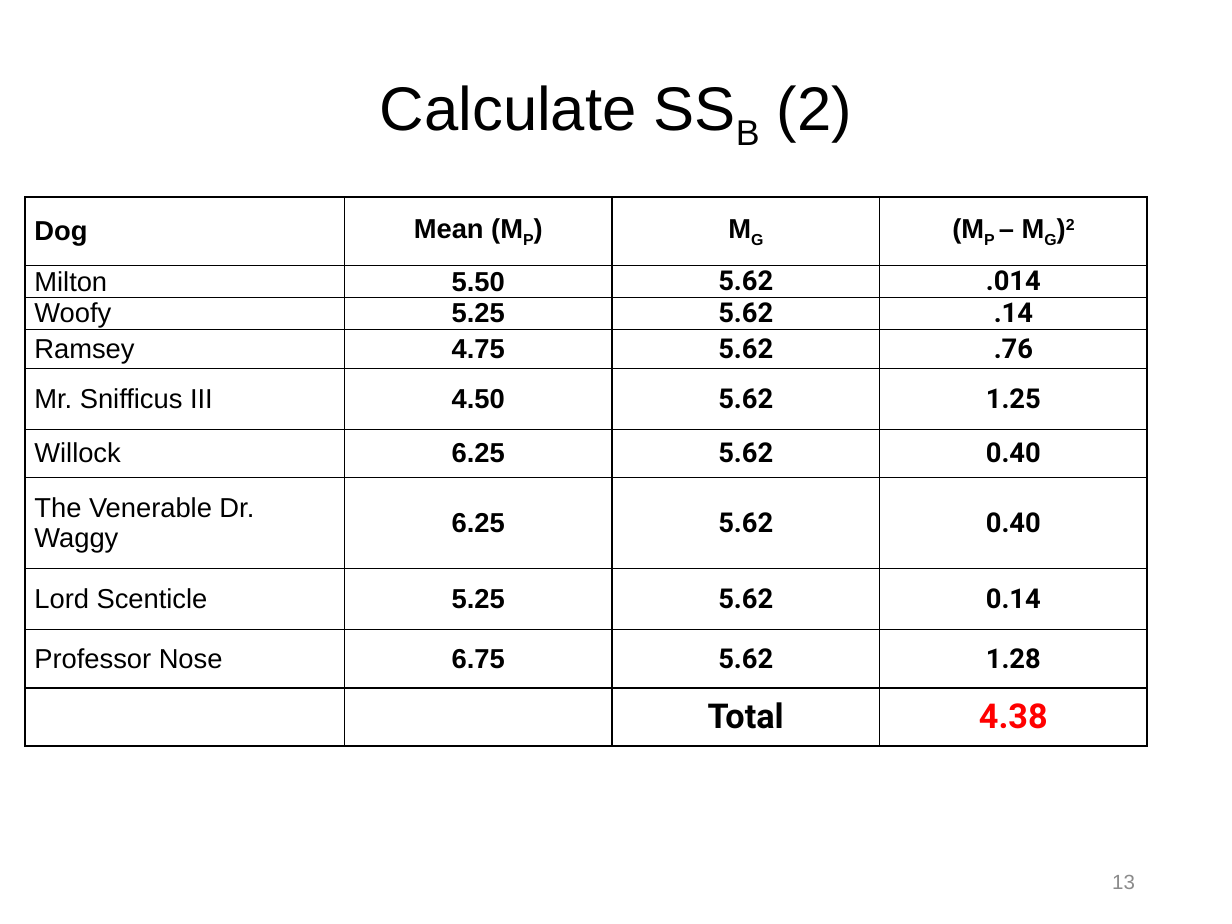
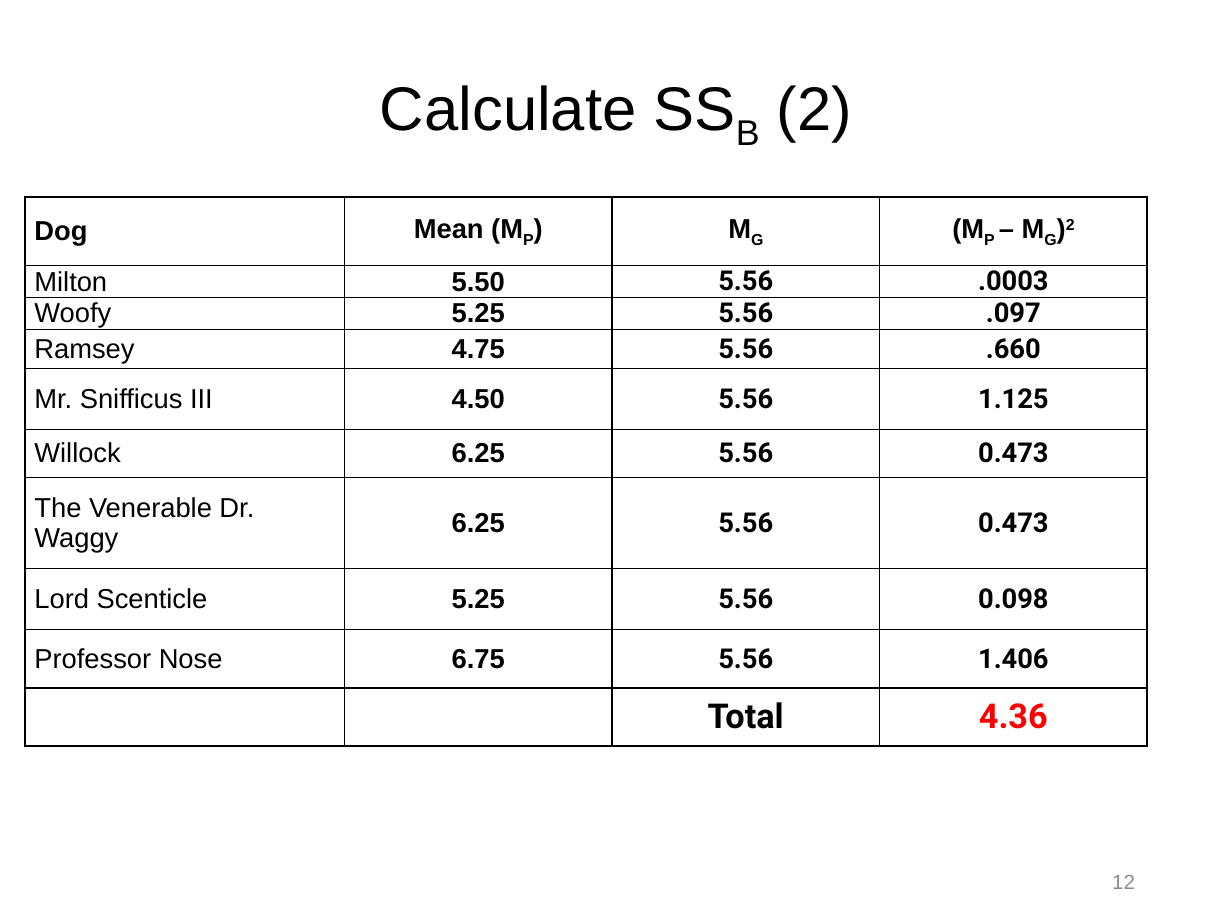
Before and after one commit to npm27/Teaching-Materials, a slide deck: slide 12 of Stats/Slides/6 Chapter 15 Slides.pptx (slide 13 before the commit). Drawn at 1232x924 pixels with LibreOffice and Linux fonts; fonts in the diff are those of the drawing. Boxes give left, top, right and bottom in pixels: in the first picture for what was removed or moved away, otherwise in the second. Text is boxed around its words. In the diff, an @@ line names an element or a change of style, - is before the commit and + after.

```diff
--- a/Stats/Slides/6 Chapter 15 Slides.pptx
+++ b/Stats/Slides/6 Chapter 15 Slides.pptx
@@ table at bbox=[25, 197, 1146, 748] @@
-row 2, column 3: 5.62
+row 2, column 3: 5.56
-row 2, column 4: .014
+row 2, column 4: .0003
-row 3, column 3: 5.62
+row 3, column 3: 5.56
-row 3, column 4: .14
+row 3, column 4: .097
-row 4, column 3: 5.62
+row 4, column 3: 5.56
-row 4, column 4: .76
+row 4, column 4: .660
-row 5, column 3: 5.62
+row 5, column 3: 5.56
-row 5, column 4: 1.25
+row 5, column 4: 1.125
-row 6, column 3: 5.62
+row 6, column 3: 5.56
-row 6, column 4: 0.40
+row 6, column 4: 0.473
-row 7, column 3: 5.62
+row 7, column 3: 5.56
-row 7, column 4: 0.40
+row 7, column 4: 0.473
-row 8, column 3: 5.62
+row 8, column 3: 5.56
-row 8, column 4: 0.14
+row 8, column 4: 0.098
-row 9, column 3: 5.62
+row 9, column 3: 5.56
-row 9, column 4: 1.28
+row 9, column 4: 1.406
-row 10, column 4: 4.38
+row 10, column 4: 4.36
@@ page number at bbox=[1112, 875, 1135, 889]: text changed @@
-13
+12
```
Also in this commit, not shown: 8 other slides changed, 1 slide added, 3 slides removed.
